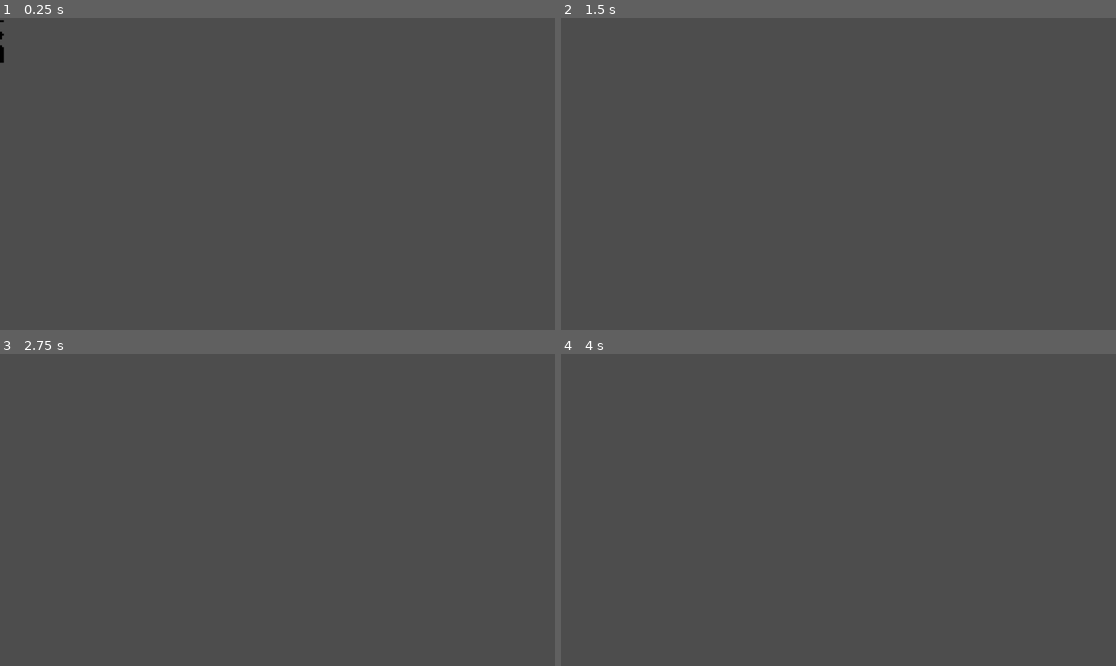
Above: before the commit, frames 1-4 (two rows, left to right).
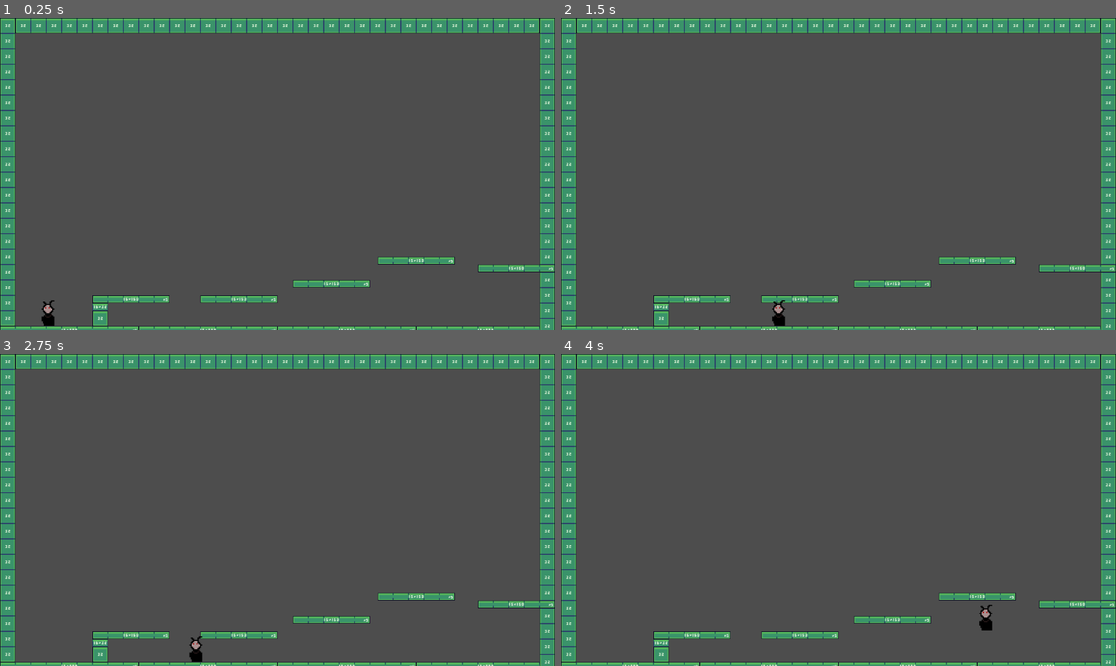
Above: after the commit, the same moments.

Repository: Oscar-Caldarelli/projet_weekend
Game: Godot game, scene res://Scenes/main.tscn
The game is run twice, just before and just after one commit, with the same random seed, the same clock (stepped at 60 frames per second) and the same inputs. Before the commit the project starts from res://Scenes/player/player.tscn.
Inputs:
- Up to frame 1 (0.25 s): no input
- Up to frame 2 (1.5 s): tap Enter (ui_accept) at 0.5, 0.77, 0.8, 1.07, 1.35 s; hold D (right) from 0.53 s (still down); tap Shift (dash) at 0.6 s
- Up to frame 3 (2.75 s): tap Enter (ui_accept) at 1.52, 1.82, 2.3 s; tap Shift (dash) at 1.55, 2.1 s; release D (right) at 2.03 s; hold A (left) from 2.03 s (still down)
- Up to frame 4 (4 s): release A (left) at 2.78 s; hold D (right) from 2.78 s (still down); tap Shift (dash) at 2.85 s; tap Enter (ui_accept) at 3.02, 3.32, 3.6, 3.77 s

The runs differ from the first frame. In frame 1, 13% of the frame differs, in the area x 0-100%, y 0-100%; in frame 2, 13%; in frame 3, 13%; in frame 4, 13%.

Commit message:
Refactor player scene and update main scene reference

Diff:
--- a/Scenes/main.tscn
+++ b/Scenes/main.tscn
@@ -1,7 +1,7 @@
 [gd_scene load_steps=3 format=3 uid="uid://c1aedryumpokt"]
 
-[ext_resource type="PackedScene" uid="uid://orfbide03x81" path="res://Scenes/tilemap/tilemap.tscn" id="1_o5qli"]
-[ext_resource type="PackedScene" uid="uid://hln0cnn4xcjd" path="res://Scenes/player/player.tscn" id="2_bo1nx"]
+[ext_resource type="PackedScene" uid="uid://orfbide03x81" path="res://scenes/tilemap/tilemap.tscn" id="1_o5qli"]
+[ext_resource type="PackedScene" uid="uid://ji4dbh6o72iv" path="res://scenes/player/player.tscn" id="2_bo1nx"]
 
 [node name="main" type="Node2D"]
 
--- /dev/null
+++ b/Scenes/player/player.gd
@@ -0,0 +1,44 @@
+extends CharacterBody2D
+
+
+const SPEED = 300.0
+const JUMP_VELOCITY = -400.0
+const DASH_SPEED = 900.0
+var dashing = false
+var canDash = true
+
+
+func _physics_process(delta: float) -> void:
+	# Add the gravity.
+	if not is_on_floor():
+		velocity += get_gravity() * delta
+
+	# Handle jump.
+	if Input.is_action_just_pressed("ui_accept") and is_on_floor():
+		velocity.y = JUMP_VELOCITY
+	if Input.is_action_just_pressed("dash") and canDash :
+		dashing = true
+		canDash = false
+		$dashTimer.start()
+		$canDashTimer.start()
+	# Get the input direction and handle the movement/deceleration.
+	# As good practice, you should replace UI actions with custom gameplay actions.
+	var direction := Input.get_axis("left", "right")
+	if direction:
+		if dashing:
+			velocity.x = direction * DASH_SPEED
+		else:
+			velocity.x = direction * SPEED
+	else:
+		velocity.x = move_toward(velocity.x, 0, SPEED)
+
+	move_and_slide()
+
+
+
+func _on_dash_timer_timeout() -> void:
+	dashing = false
+
+
+func _on_can_dash_timer_timeout() -> void:
+	canDash = true
--- a/Scenes/player/player.tscn
+++ b/Scenes/player/player.tscn
@@ -1,69 +1,25 @@
-[gd_scene load_steps=4 format=3 uid="uid://hln0cnn4xcjd"]
+[gd_scene load_steps=4 format=3 uid="uid://ji4dbh6o72iv"]
 
 [ext_resource type="Texture2D" uid="uid://cx5g6f0ee5cmw" path="res://assets/sprites/player/DatPlayer.png" id="1_8p05u"]
-
-[sub_resource type="GDScript" id="GDScript_h76iv"]
-resource_name = "playerMouvement"
-script/source = "extends CharacterBody2D
-
-
-const SPEED = 300.0
-const JUMP_VELOCITY = -400.0
-const DASH_SPEED = 900.0
-var dashing = false
-var canDash = true
-
-
-func _physics_process(delta: float) -> void:
-	# Add the gravity.
-	if not is_on_floor():
-		velocity += get_gravity() * delta
-
-	# Handle jump.
-	if Input.is_action_just_pressed(\"ui_accept\") and is_on_floor():
-		velocity.y = JUMP_VELOCITY
-	if Input.is_action_just_pressed(\"dash\") and canDash :
-		dashing = true
-		canDash = false
-		$dashTimer.start()
-		$canDashTimer.start()
-	# Get the input direction and handle the movement/deceleration.
-	# As good practice, you should replace UI actions with custom gameplay actions.
-	var direction := Input.get_axis(\"left\", \"right\")
-	if direction:
-		if dashing:
-			velocity.x = direction * DASH_SPEED
-		else:
-			velocity.x = direction * SPEED
-	else:
-		velocity.x = move_toward(velocity.x, 0, SPEED)
-
-	move_and_slide()
-
-
-
-func _on_dash_timer_timeout() -> void:
-	dashing = false
-
-
-func _on_can_dash_timer_timeout() -> void:
-	canDash = true
-
-"
+[ext_resource type="Script" uid="uid://bksox8soettbw" path="res://scenes/player/player.gd" id="1_dovo2"]
 
 [sub_resource type="RectangleShape2D" id="RectangleShape2D_1kwx4"]
-size = Vector2(41, 87)
+size = Vector2(31.6667, 76.8333)
 
 [node name="player" type="Node2D"]
+position = Vector2(12, -64)
 
 [node name="CharacterBody2D" type="CharacterBody2D" parent="."]
-script = SubResource("GDScript_h76iv")
+position = Vector2(0, 64)
+scale = Vector2(0.6, 0.6)
+script = ExtResource("1_dovo2")
 
 [node name="Sprite2D" type="Sprite2D" parent="CharacterBody2D"]
+position = Vector2(-6.66667, -65)
 texture = ExtResource("1_8p05u")
 
 [node name="CollisionShape2D" type="CollisionShape2D" parent="CharacterBody2D"]
-position = Vector2(-13.5, 20.5)
+position = Vector2(-20.8333, -38.25)
 shape = SubResource("RectangleShape2D_1kwx4")
 
 [node name="dashTimer" type="Timer" parent="CharacterBody2D"]
--- a/project.godot
+++ b/project.godot
@@ -11,7 +11,7 @@
 [application]
 
 config/name="projetWeekend"
-run/main_scene="uid://hln0cnn4xcjd"
+run/main_scene="uid://c1aedryumpokt"
 config/features=PackedStringArray("4.4", "GL Compatibility")
 config/icon="res://icon.svg"
 
Not shown, added: Scenes/player/player.gd.uid
